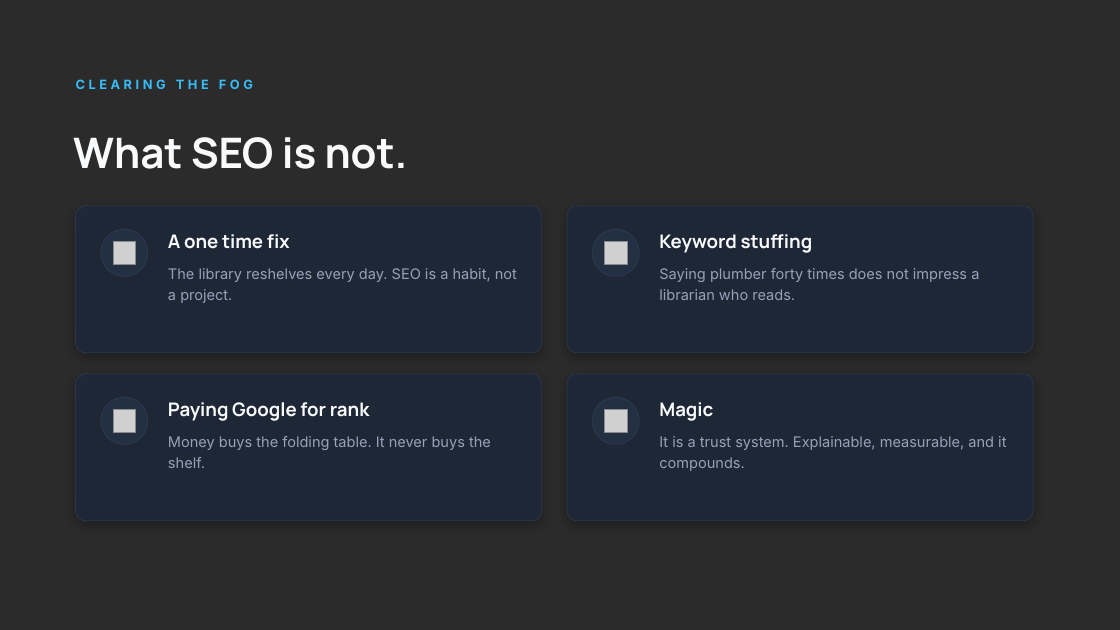
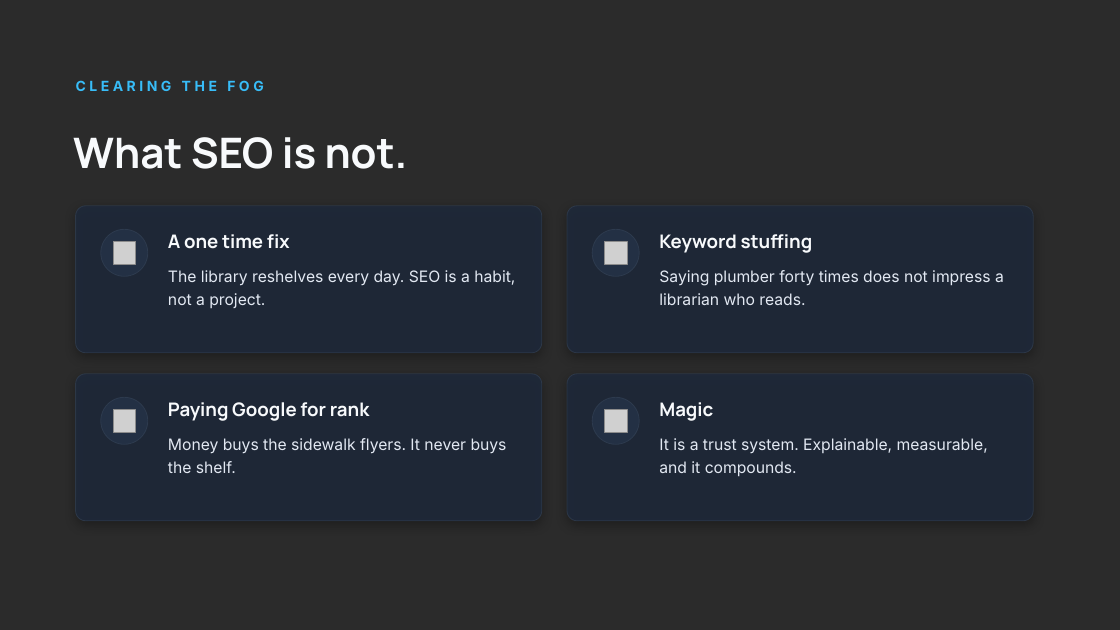
Before and after one commit to forge-dev-studio/client-reports, a slide deck: slide 8 of bni-2026/deck-8373f356/demystifying-seo.pptx. Drawn at 1120x630 pixels with LibreOffice and Linux fonts; fonts in the diff are those of the drawing; grey boxes stand for pictures; background and template pictures are left out; a plain dark background stands for a picture behind light text. Boxes give left, top, right and bottom in pixels: in the first picture for what was removed or moved away, otherwise in the second. Text is boxed around its words. In the diff, an @@ line names an element or a change of style, - is before the commit and + after.

```diff
--- a/bni-2026/deck-8373f356/demystifying-seo.pptx
+++ b/bni-2026/deck-8373f356/demystifying-seo.pptx
@@ text "CLEARING THE FOG" at (76, 80, 263, 91): size 11 to 12 pt @@
@@ size 12.5 to 13.5 pt, text colour #94A3B8 to #E2E8F2 in 3 elements at (659, 438, 988, 477), (168, 270, 515, 308), (659, 270, 1004, 305) @@
@@ text at (168, 438, 507, 473): text changed; size 12.5 to 13.5 pt; text colour #94A3B8 to #E2E8F2 @@
-Money buys the folding table. It never buys the shelf.
+Money buys the sidewalk flyers. It never buys the shelf.
```
Also in this commit, not shown: 12 other slides changed, 1 other file.
